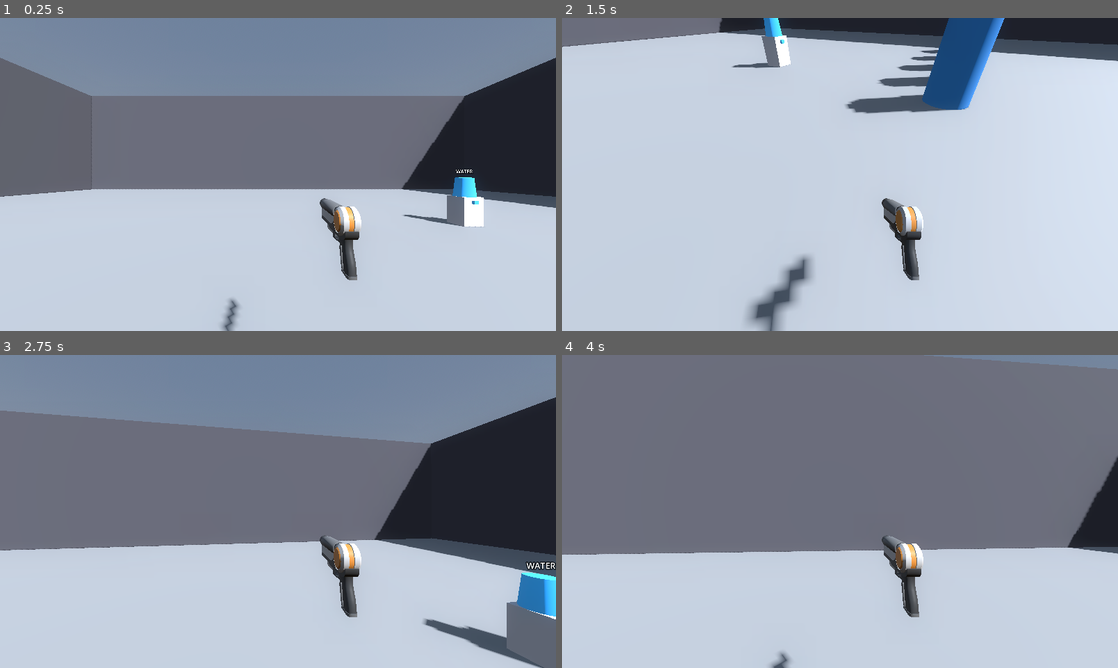
Above: before the commit, frames 1-4 (two rows, left to right).
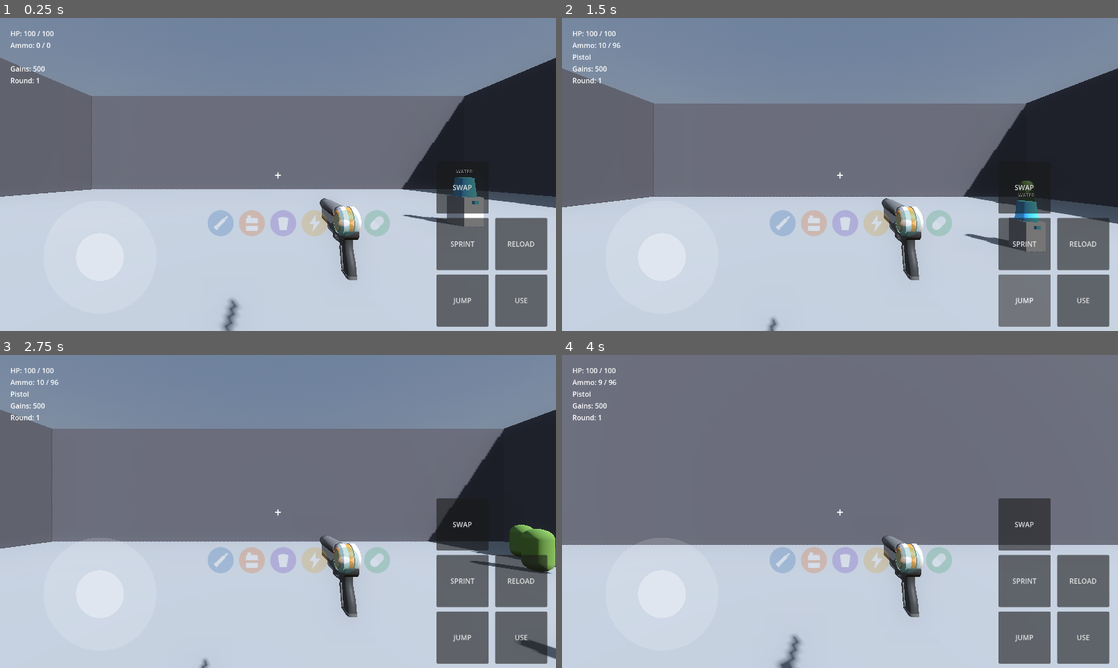
Above: after the commit, the same moments.

Repository: nateomach1-debug/jacked-undead
Game: Godot game, scene res://scenes/main/main.tscn
Same seed, same stepped clock (60 frames per second), same inputs: the game is played once before the commit and once after it.
Inputs (mouse positions are in pixels of both pictures, inside the frame that each line leads up to):
- Up to frame 1 (0.25 s): no input
- Up to frame 2 (1.5 s): click (1084, 299) at 0.5 s, where only the run after the commit has a clickable "USE"; click (1023, 299) at 1.25 s, where only the run after the commit has a clickable "JUMP"
- Up to frame 3 (2.75 s): move the mouse to (305, 511) at 2.02 s; hold W (move_forward) from 2.03 s (still down); tap F (interact) at 2.1 s; tap Space (jump) at 2.27 s
- Up to frame 4 (4 s): keep holding W (move_forward); move the mouse to (812, 511) at 2.77 s; click (812, 511) at 2.85 s; tap Space (jump) at 3.02 s; move the mouse to (851, 505) at 3.52 s; hold Ctrl (sprint) from 3.53 s (still down)

The runs differ from the first frame. In frame 1, 9.9% of the frame differs, in the area x 1-99%, y 4-99%; in frame 2, 69%, in the area x 0-100%, y 0-100%; in frame 3, 17%; in frame 4, 15%.

Commit message:
Fix shotgun.tres formatting and ensure fire_sound is set

Diff:
--- a/resources/weapons/shotgun.tres
+++ b/resources/weapons/shotgun.tres
@@ -3,7 +3,6 @@
 [ext_resource type="Script" path="res://scripts/weapons/weapon_data.gd" id="1"]
 [ext_resource type="AudioStream" path="res://resources/audio/weapons/impactPlate_medium_002.ogg" id="2"]
 
-[resource]
 [resource]
 script = ExtResource("1")
 weapon_name = "Shotgun"
